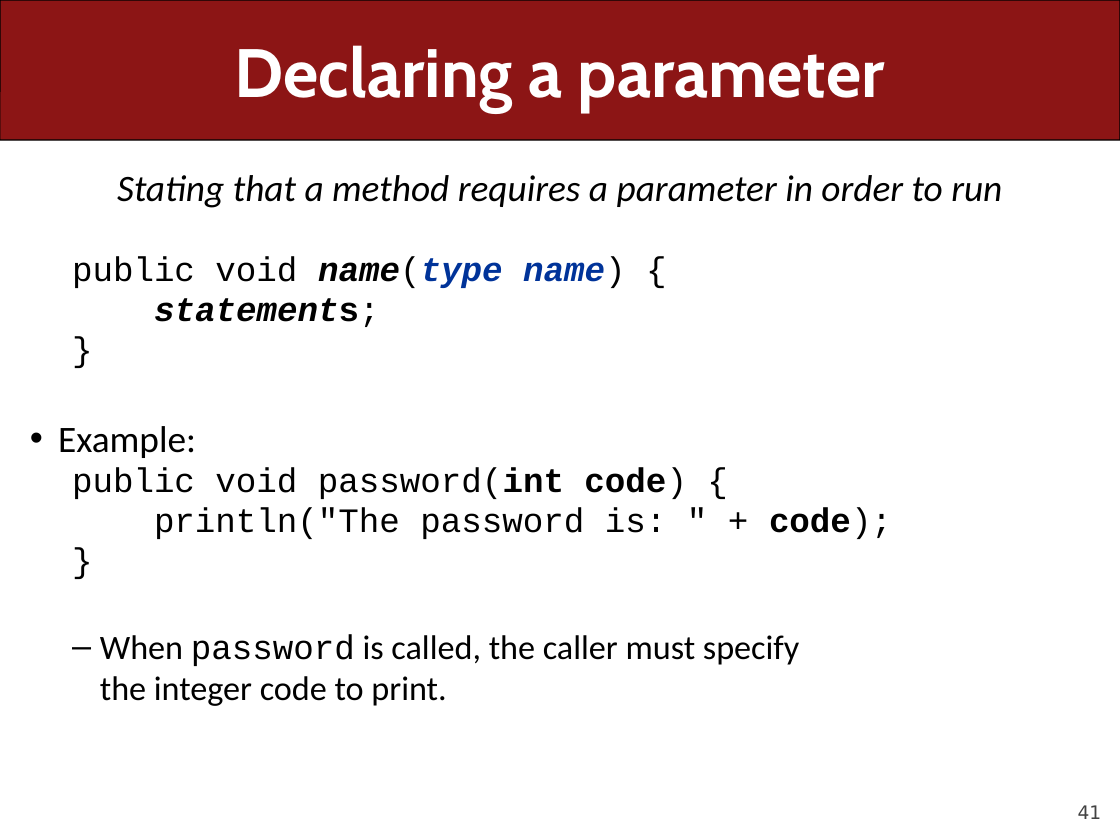
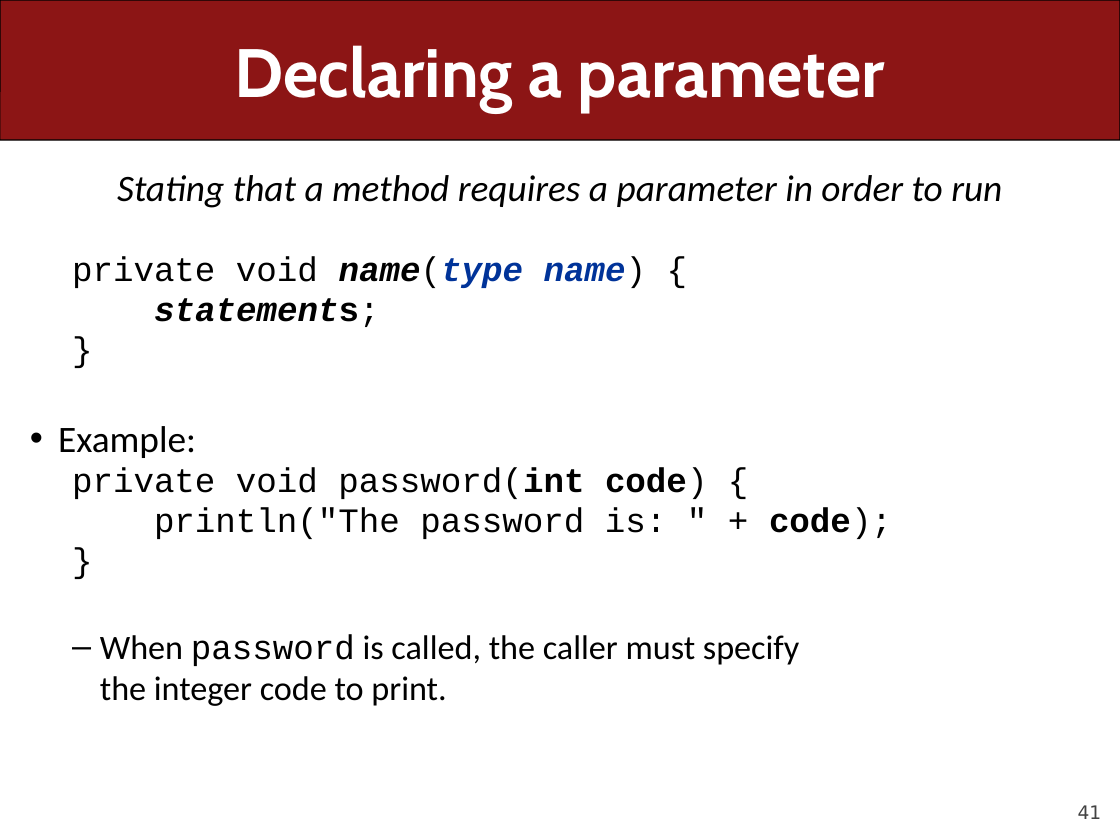
Before and after one commit to ckincaid17/cs106a-summer-2018, a slide deck: slide 41 of WWW/lectures/Lecture7/Lecture7.pptx. Drawn at 1120x840 pixels with LibreOffice and Linux fonts; fonts in the diff are those of the drawing. Boxes give left, top, right and bottom in pixels: in the first picture for what was removed or moved away, otherwise in the second. Text is boxed around its words. In the diff, an @@ line names an element or a change of style, - is before the commit and + after.

```diff
--- a/WWW/lectures/Lecture7/Lecture7.pptx
+++ b/WWW/lectures/Lecture7/Lecture7.pptx
@@ text at (72, 256, 647, 288): text changed @@
-  public void name(type name) {
+  private void name(type name) {
@@ text at (72, 467, 708, 499): text changed @@
-  public void password(int code) {
+  private void password(int code) {
```
Also in this commit, not shown: 11 other slides changed, 40 slides removed, 2 other files.
